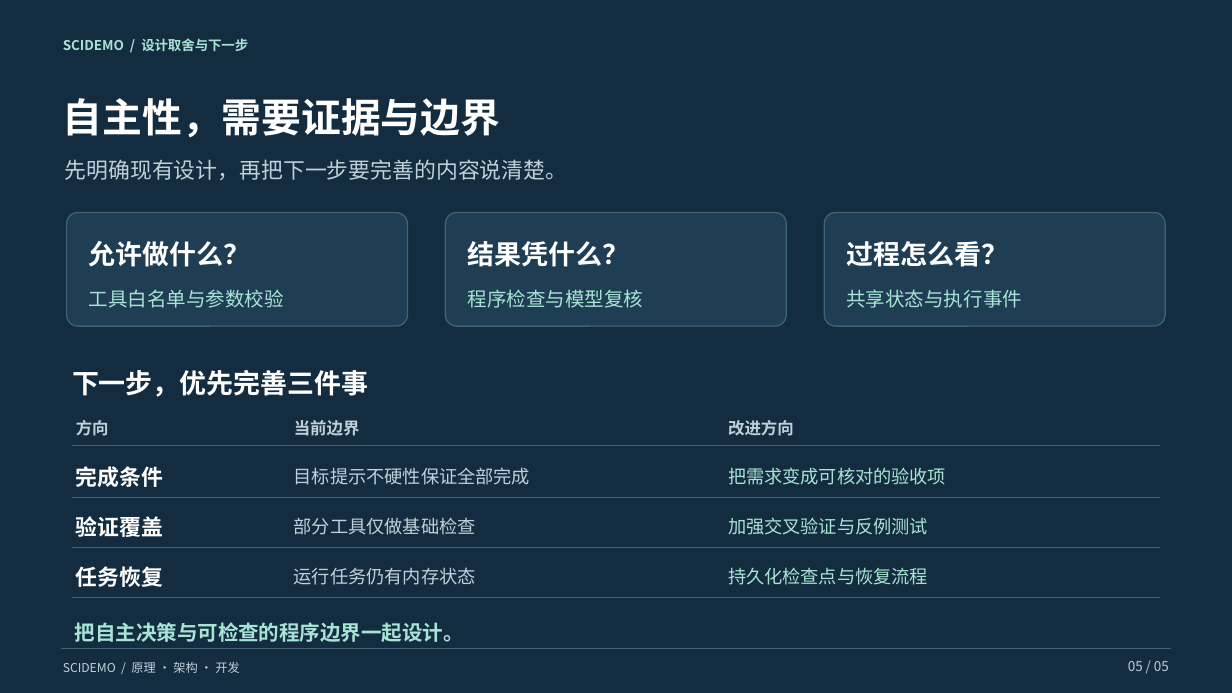
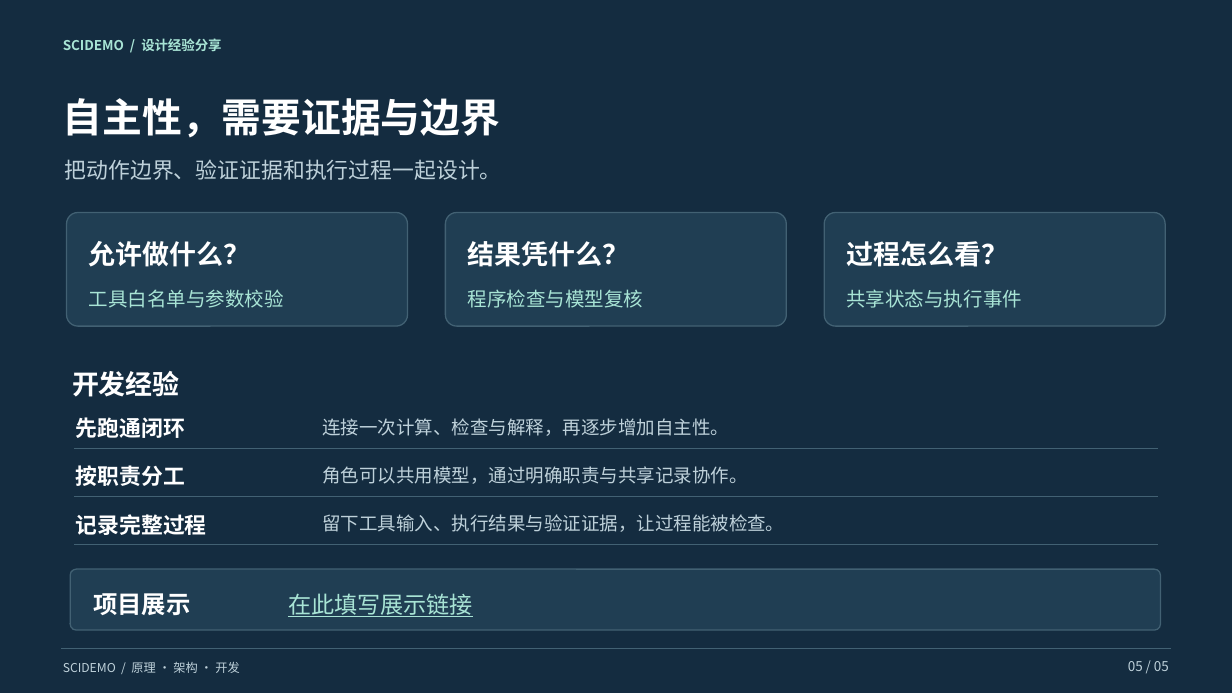
Before and after one commit to liusongqin/SciDemo, a slide deck: slide 5 of output/SciDemo_Agent原理架构与开发思路.pptx. Drawn at 1232x693 pixels with LibreOffice and Linux fonts; fonts in the diff are those of the drawing. Boxes give left, top, right and bottom in pixels: in the first picture for what was removed or moved away, otherwise in the second. Text is boxed around its words. In the diff, an @@ line names an element or a change of style, - is before the commit and + after.

```diff
--- a/output/SciDemo_Agent原理架构与开发思路.pptx
+++ b/output/SciDemo_Agent原理架构与开发思路.pptx
@@ text at box(63, 38, 221, 51): text changed @@
-SCIDEMO / 设计取舍与下一步
+SCIDEMO / 设计经验分享
@@ text at box(65, 159, 502, 180): text changed @@
-先明确现有设计，再把下一步要完善的内容说清楚。
+把动作边界、验证证据和执行过程一起设计。
@@ text at box(72, 371, 180, 397): text changed @@
-下一步，优先完善三件事
+开发经验
@@ text at box(76, 417, 185, 438): text changed; size 12.8 to 17 pt; text colour #BED1DA to #FFFFFF @@
-方向
+先跑通闭环
@@ text at box(322, 418, 729, 436): text changed; size 12.8 to 14.4 pt; bold off @@
-当前边界
+连接一次计算、检查与解释，再逐步增加自主性。
@@ line (74, 448) - (1158, 448): stroke #426173 1 pt to #426173 0.6 pt @@
@@ text removed at box(728, 420, 794, 436) @@
-改进方向
@@ text removed at box(76, 466, 163, 487) @@
-完成条件
@@ text added at box(76, 465, 185, 486), 17 pt, text #FFFFFF, bold @@
+按职责分工
@@ text removed at box(294, 467, 530, 485) @@
-目标提示不硬性保证全部完成
@@ text added at box(322, 466, 747, 484), 14.4 pt, text #BED1DA @@
+角色可以共用模型，通过明确职责与共享记录协作。
@@ text removed at box(728, 467, 946, 485) @@
-把需求变成可核对的验收项
@@ text removed at box(76, 516, 163, 537) @@
-验证覆盖
@@ text added at box(76, 514, 207, 535), 17 pt, text #FFFFFF, bold @@
+记录完整过程
@@ text removed at box(294, 517, 476, 535) @@
-部分工具仅做基础检查
@@ text added at box(322, 514, 784, 532), 14.4 pt, text #BED1DA @@
+留下工具输入、执行结果与验证证据，让过程能被检查。
@@ text removed at box(728, 517, 928, 535) @@
-加强交叉验证与反例测试
@@ rounded rectangle added at box(70, 569, 1161, 630), fill #203E53, outline #426173 1 pt @@
@@ text removed at box(76, 566, 163, 587) @@
-任务恢复
@@ text removed at box(294, 567, 476, 585) @@
-运行任务仍有内存状态
@@ text removed at box(728, 567, 928, 585) @@
-持久化检查点与恢复流程
@@ line removed from (72, 597) to (1160, 597) @@
@@ text added at box(93, 593, 190, 615), 19 pt, text #FFFFFF, bold @@
+项目展示
@@ text added at box(288, 593, 473, 617), 18 pt, text #A8E4D5, underline @@
+在此填写展示链接
@@ text removed at box(75, 622, 464, 642) @@
-把自主决策与可检查的程序边界一起设计。
```
Also in this commit, not shown: 3 other slides changed, 10 other files.
